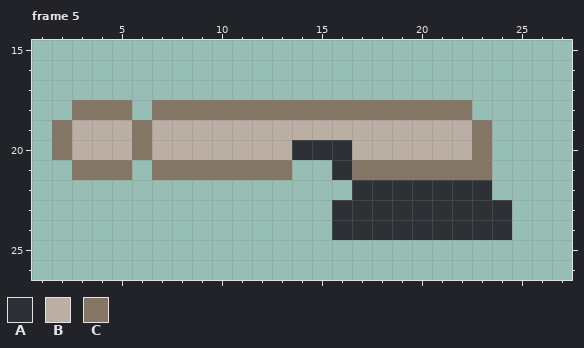
Edited in one commit: pixel-art file (project SpaceTycoon/Aseprite edit/Escape_Pod/Escape_Pod_Objects.aseprite). That is the earlier state.
32x32 pixels, 6 frames. Shown: frame 5: x 1..27, y 15..26.
Palette (. is transparent): A #2d3136  B #bbafa4  C #857565
Pixels before, frame 5, first column x 2:
18 .CCC.CCCCCCCCCCCCCCCC..
19 CBBBCBBBBBBBBBBBBBBBBC.
20 CBBBCBBBBBBBAAABBBBBBC.
21 .CCC.CCCCCCC..ACCCCCCC.
22 ...............AAAAAAA.
23 ..............AAAAAAAAA
24 ..............AAAAAAAAA
The result:
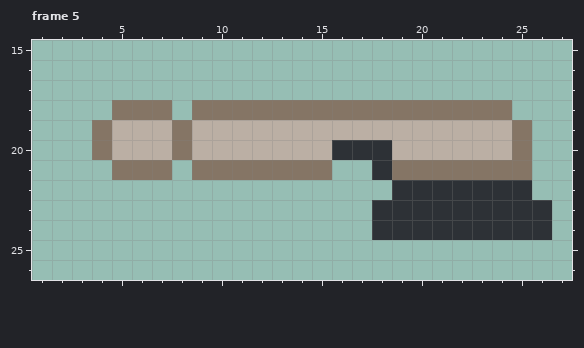
Diff:
Frame 5:
y 18: x 3..4 CC -> ..; x 6 . -> C; x 8 C -> .; x 23..24 .. -> CC
y 19: x 2..4 CBB -> ..C; x 6 C -> B; x 8 B -> C; x 23..25 C.. -> BBC
y 20: x 2..4 CBB -> ..C; x 6 C -> B; x 8 B -> C; x 14..15 AA -> BB; x 17..18 BB -> AA; x 23..25 C.. -> BBC
y 21: x 3..4 CC -> ..; x 6 . -> C; x 8 C -> .; x 14..18 ..ACC -> CC..A; x 24..25 .. -> CC
y 22: x 17..18 AA -> ..; x 24..25 .. -> AA
y 23..24: x 16..17 AA -> ..; x 25..26 .. -> AA
Where, in picture pixels (left, top, right, bottom), the same in both pictures:
changed: (52, 100, 192, 180)
changed: (472, 100, 552, 240)
changed: (292, 140, 392, 240)
